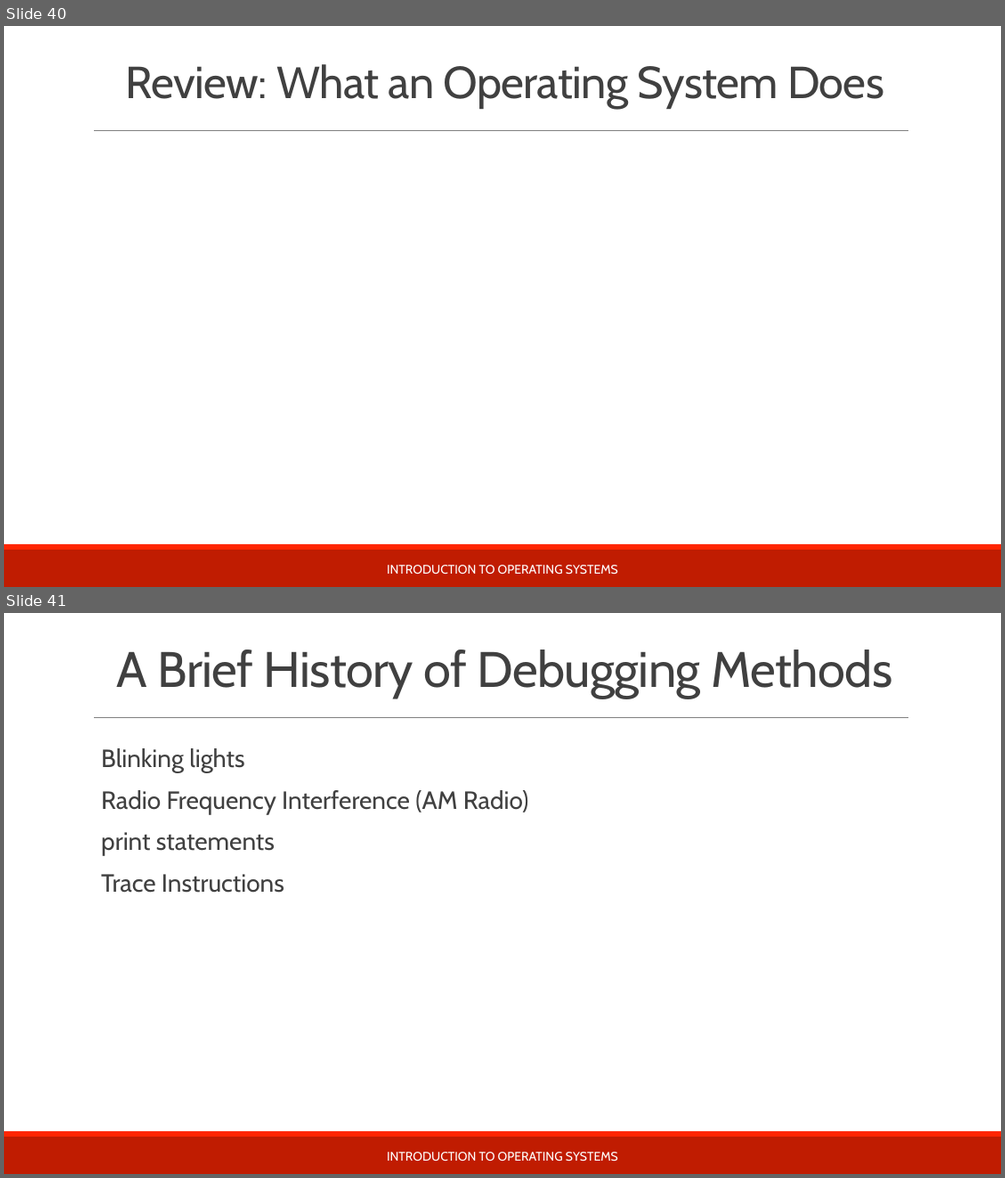
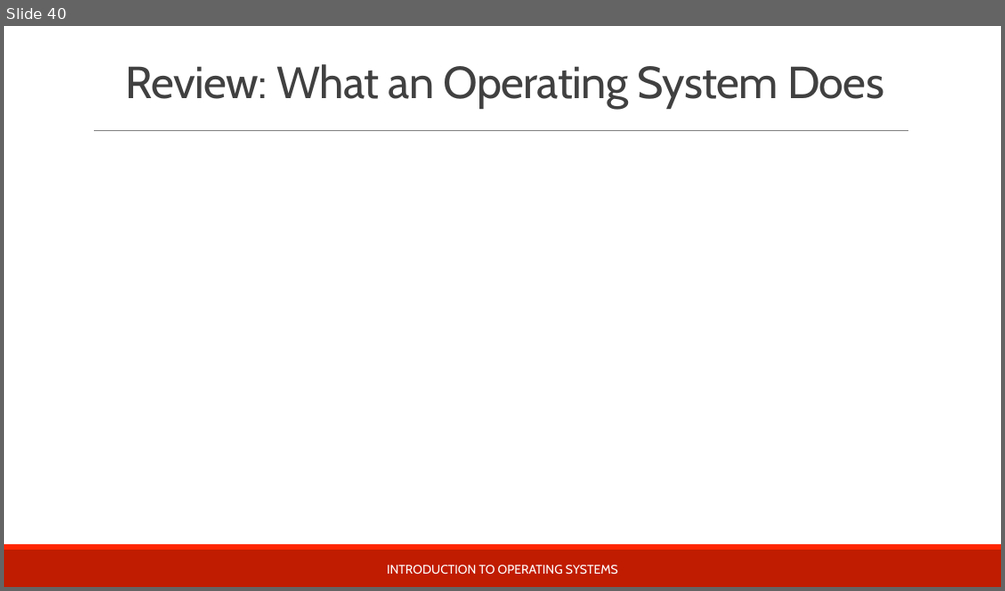
Before and after one commit to teachbsd/course, a slide deck: undergraduate/lectures/introduction.pptx. Shown one above the other, each under a label of ours: slides 40 and 41 before the commit, slide 40 after it. The pictures are 1005x1178 and 1005x591 pixels, drawn with LibreOffice and Linux fonts; fonts in the diff are those of the drawing; background and template pictures are left out. Boxes give left, top, right and bottom in pixels: in the first picture for what was removed or moved away, otherwise in the second. Text is boxed around its words. In the diff, an @@ line names an element or a change of style, - is before the commit and + after.

Commit message:
Move debugging and tracing slides to their own presentation. Add a new section on Kernel Services which will encompass system calls

```diff
--- a/undergraduate/lectures/introduction.pptx
+++ b/undergraduate/lectures/introduction.pptx
@@ slide 41 removed at [4, 613, 1001, 1174], background #FFFFFF; not listed: 3 template elements that a slide beside it also shows @@
@@ title removed at [117, 649, 892, 698] @@
-A Brief History of Debugging Methods
@@ text removed at [101, 748, 528, 892] @@
-  Blinking lights
-  Radio Frequency Interference (AM Radio)
-  print statements
-  Trace Instructions
@@ text removed at [387, 1151, 618, 1161] @@
-INTRODUCTION TO OPERATING SYSTEMS
```
Also in this commit, not shown: 26 other slides removed, 2 other files.
